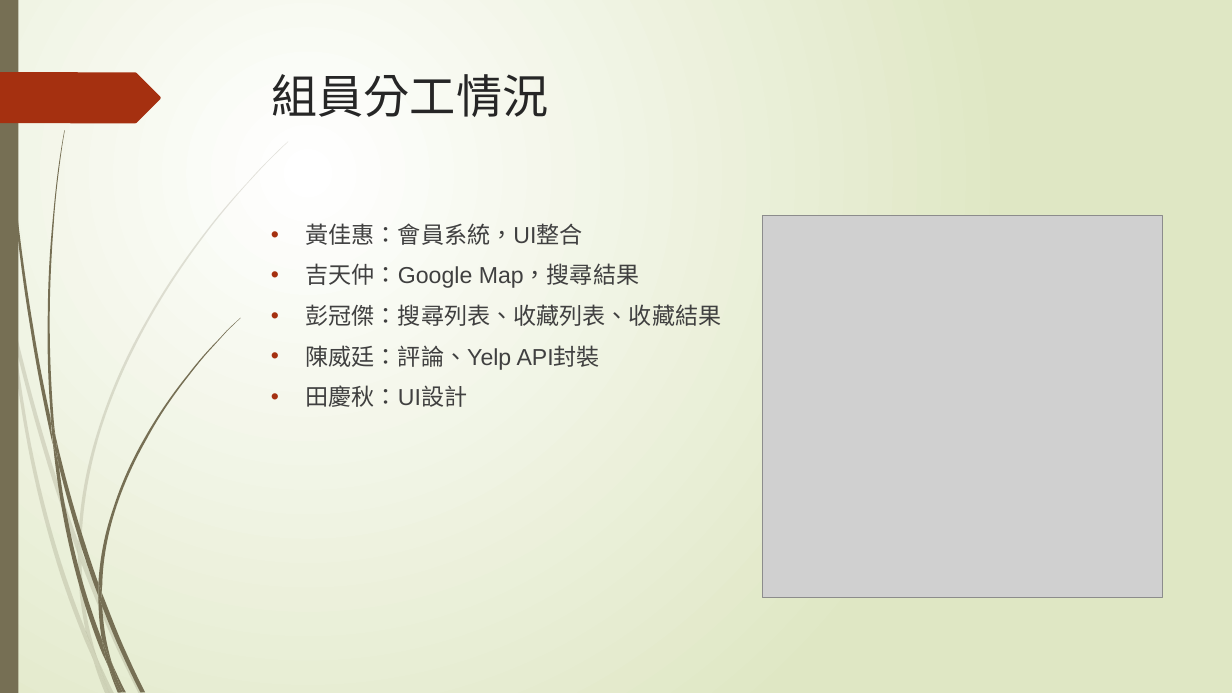
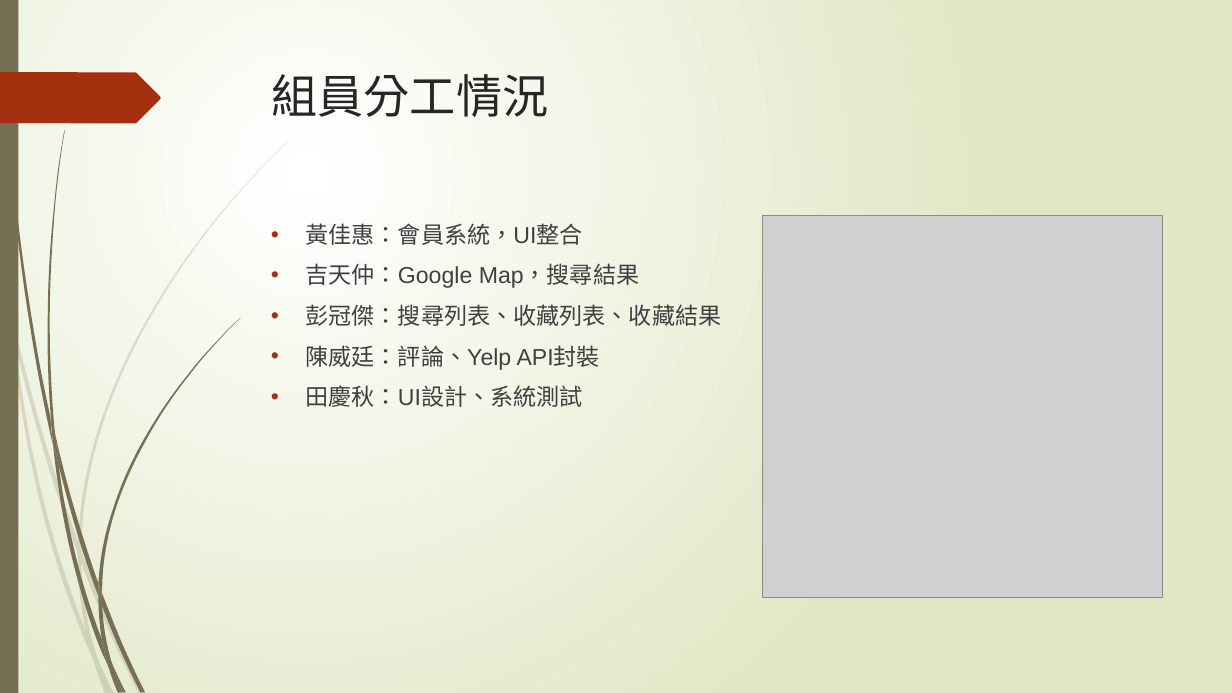
Before and after one commit to penut85420/WBSE_Project, a slide deck: slide 34 of 其他/YelpBlaBla.pptx (slide 29 before the commit). Drawn at 1232x693 pixels with LibreOffice and Linux fonts; fonts in the diff are those of the drawing; grey boxes stand for pictures. Boxes give left, top, right and bottom in pixels: in the first picture for what was removed or moved away, otherwise in the second. Text is boxed around its words. In the diff, an @@ line names an element or a change of style, - is before the commit and + after.

```diff
--- a/其他/YelpBlaBla.pptx
+++ b/其他/YelpBlaBla.pptx
@@ text at [306, 385, 583, 407]: text changed @@
-• 田慶秋：UI設計
+• 田慶秋：UI設計、系統測試
```
Also in this commit, not shown: 2 other slides changed, 5 slides added, 6 other files.
